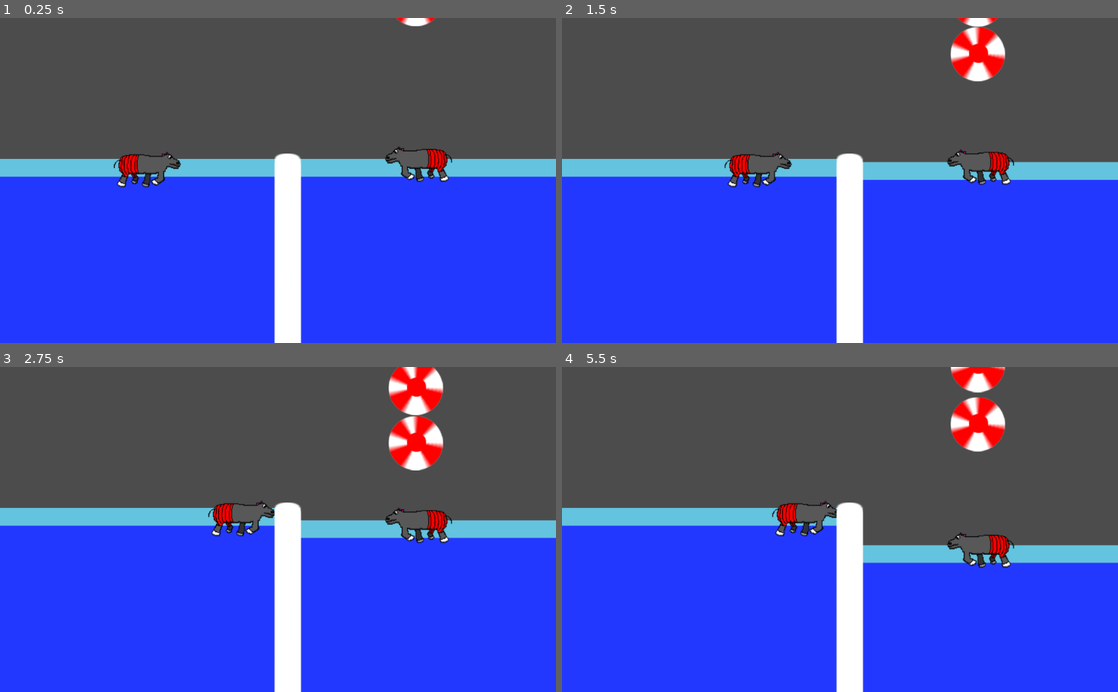
Above: before the commit, frames 1-4 (two rows, left to right).
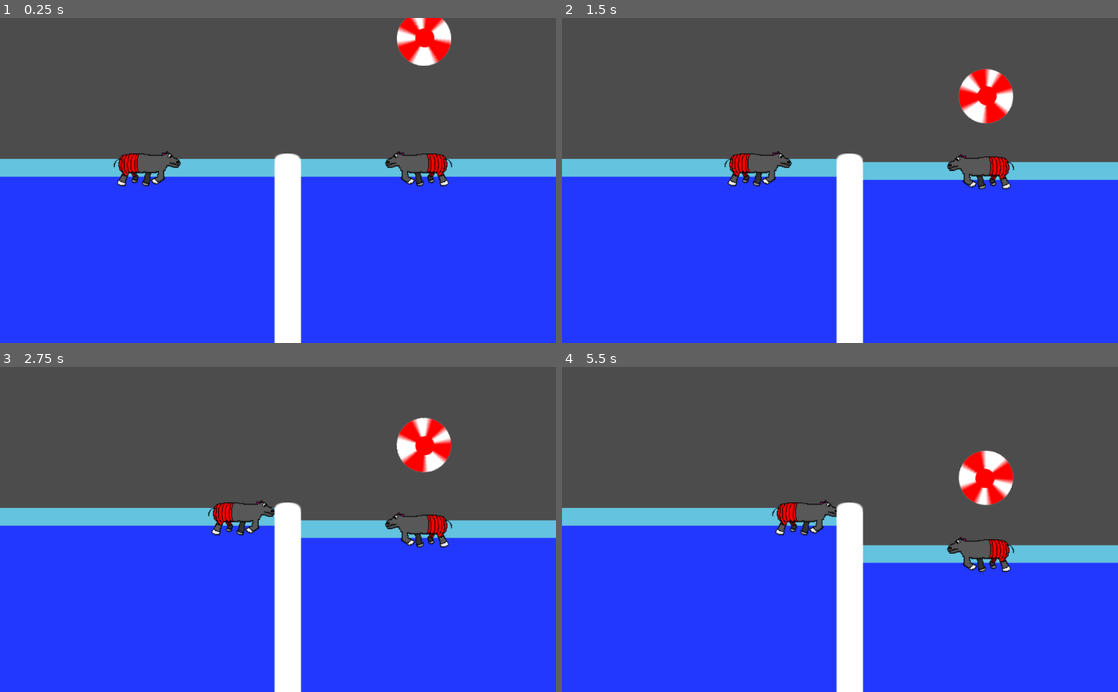
Above: after the commit, the same moments.

Repository: TeamGalileoRobotics/whippo
Game: Godot game, scene res://main.tscn
Same seed, same stepped clock (60 frames per second), same inputs: the game is played once before the commit and once after it.
Inputs:
- Up to frame 1 (0.25 s): no input
- Up to frame 2 (1.5 s): hold D (playerLeft_right) 0.53-1.28 s; hold S (playerLeft_down) from 1.28 s (still down)
- Up to frame 3 (2.75 s): release S (playerLeft_down) at 2.03 s; hold D (playerLeft_right) from 2.03 s (still down)
- Up to frame 4 (5.5 s): release D (playerLeft_right) at 2.78 s; hold W (playerLeft_up) 2.78-3.53 s; hold S (playerLeft_down) from 3.53 s (still down)

The runs differ from the first frame. In frame 1, 2.2% of the frame differs, in the area x 20-82%, y 0-53%; in frame 2, 3.6%; in frame 3, 3.5%; in frame 4, 4.2%, in the area x 37-82%, y 0-64%.

Commit message:
Improve physics

Diff:
--- a/main.tscn
+++ b/main.tscn
@@ -17,9 +17,9 @@
 [sub_resource type="RectangleShape2D" id=2]
 
 custom_solver_bias = 0.0
-extents = Vector2( 240.926, 50 )
+extents = Vector2( 240.926, 41.6653 )
 
-[sub_resource type="RectangleShape2D" id=4]
+[sub_resource type="RectangleShape2D" id=3]
 
 custom_solver_bias = 0.0
 extents = Vector2( 10, 311.256 )
@@ -71,7 +71,7 @@
 
 [node name="CollisionShape2D" type="CollisionShape2D" parent="waterLeft" index="1"]
 
-position = Vector2( 254.05, 100.021 )
+position = Vector2( 255.901, 89.9174 )
 scale = Vector2( 1.03517, 1 )
 shape = SubResource( 2 )
 
@@ -118,13 +118,11 @@
 
 [node name="ball" parent="." index="5" instance=ExtResource( 8 )]
 
-position = Vector2( 765.73, -87.4258 )
+position = Vector2( 780.879, 35.376 )
+applied_torque = 1000.0
+_sections_unfolded = [ "Applied Forces", "Linear" ]
 
-[node name="ball2" parent="." index="6" instance=ExtResource( 8 )]
-
-position = Vector2( 765.73, -87.4258 )
-
-[node name="wallLeft" type="StaticBody2D" parent="." index="7"]
+[node name="wallLeft" type="StaticBody2D" parent="." index="6"]
 
 position = Vector2( 790, 350 )
 scale = Vector2( 0.996094, 1 )
@@ -139,9 +137,9 @@
 [node name="CollisionShape2D" type="CollisionShape2D" parent="wallLeft" index="0"]
 
 position = Vector2( -803.112, -10.2744 )
-shape = SubResource( 4 )
+shape = SubResource( 3 )
 
-[node name="wallLeft2" type="StaticBody2D" parent="." index="8"]
+[node name="wallLeft2" type="StaticBody2D" parent="." index="7"]
 
 position = Vector2( 790, 350 )
 scale = Vector2( 0.996094, 1 )
--- a/project.godot
+++ b/project.godot
@@ -33,6 +33,10 @@
 playerRight_right=[ Object(InputEventKey,"resource_local_to_scene":false,"resource_name":"","device":0,"alt":false,"shift":false,"control":false,"meta":false,"command":false,"pressed":false,"scancode":16777233,"unicode":0,"echo":false,"script":null)
  ]
 
+[physics]
+
+2d/default_linear_damp=0.0
+
 [rendering]
 
 environment/default_environment="res://default_env.tres"
Not shown: 3 places in main.tscn that only renumber resources
